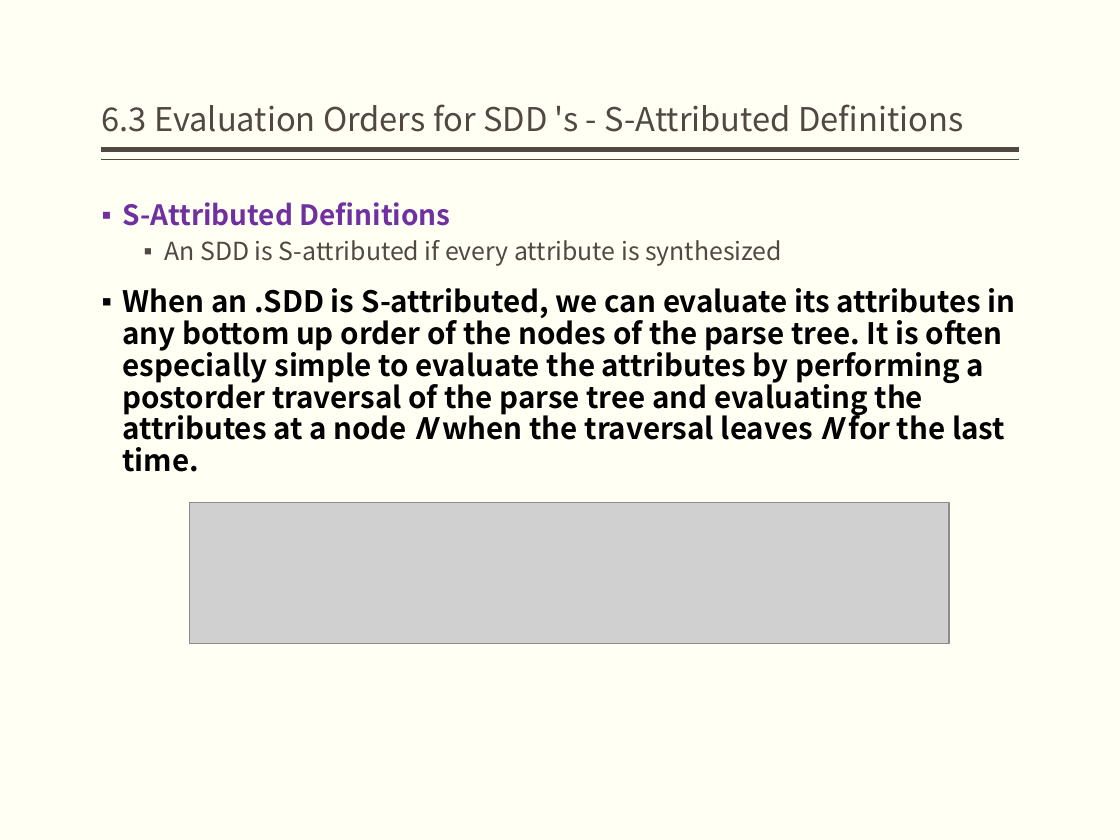
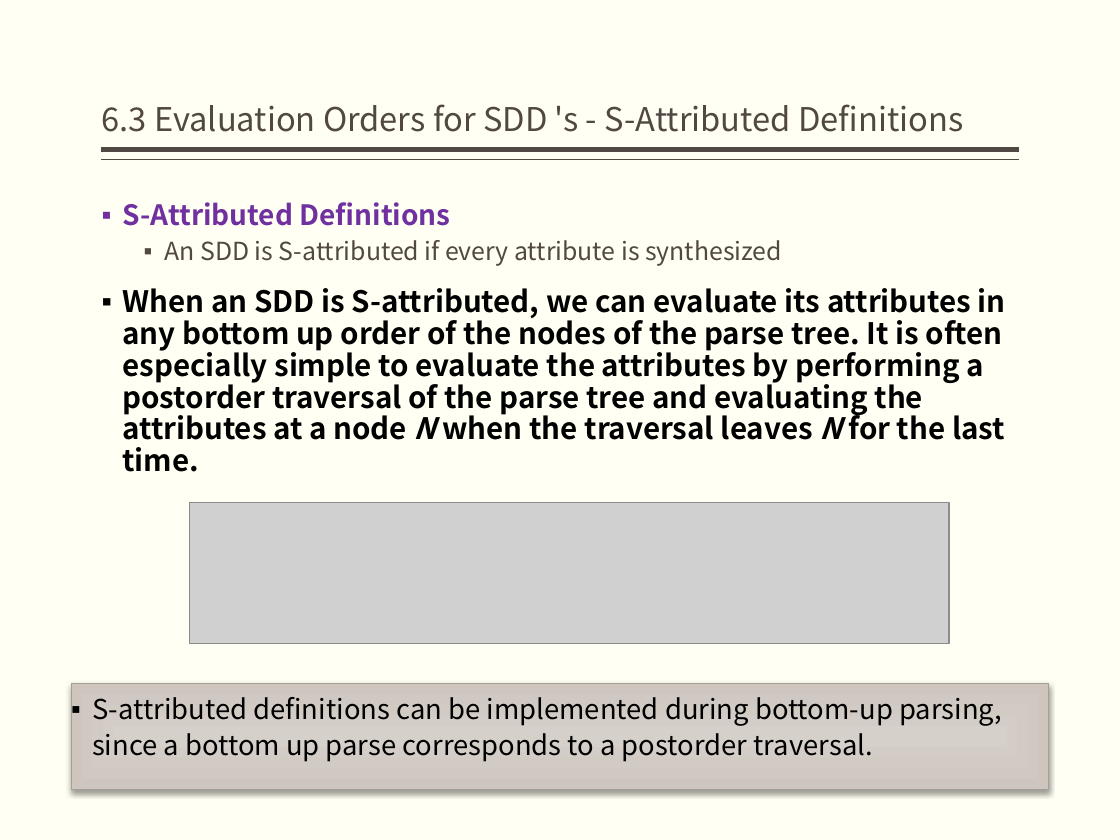
Before and after one commit to jz81/jz81.github.io, a slide deck: slide 17 of course/compiler/lecture/(Spring2020)Lecture6.pptx. Drawn at 1120x840 pixels with LibreOffice and Linux fonts; fonts in the diff are those of the drawing; grey boxes stand for pictures. Boxes give left, top, right and bottom in pixels: in the first picture for what was removed or moved away, otherwise in the second. Text is boxed around its words. In the diff, an @@ line names an element or a change of style, - is before the commit and + after.

Commit message:
add 2020 lecture 6

```diff
--- a/course/compiler/lecture/(Spring2020)Lecture6.pptx
+++ b/course/compiler/lecture/(Spring2020)Lecture6.pptx
@@ text at (122, 288, 1006, 472): text changed @@
-▪ When an .SDD is S-attributed, we can evaluate its attributes in any bottom up order of the nodes of the parse tree. It is often especially simple to evaluate the attributes by performing a postorder traversal of the parse tree and evaluating the attributes at a node N when the traversal leaves N for the last time.
+▪ When an SDD is S-attributed, we can evaluate its attributes in any bottom up order of the nodes of the parse tree. It is often especially simple to evaluate the attributes by performing a postorder traversal of the parse tree and evaluating the attributes at a node N when the traversal leaves N for the last time.
@@ rectangle added at (71, 683, 1048, 788), fill gradient #D7D0CA to #CFC7BF, outline #A59F9A 0.5 pt, 17.6 pt, text #000000 @@
+▪ S-attributed definitions can be implemented during bottom-up parsing, since a bottom up parse corresponds to a postorder traversal.
```
Also in this commit, not shown: 8 other slides changed.
